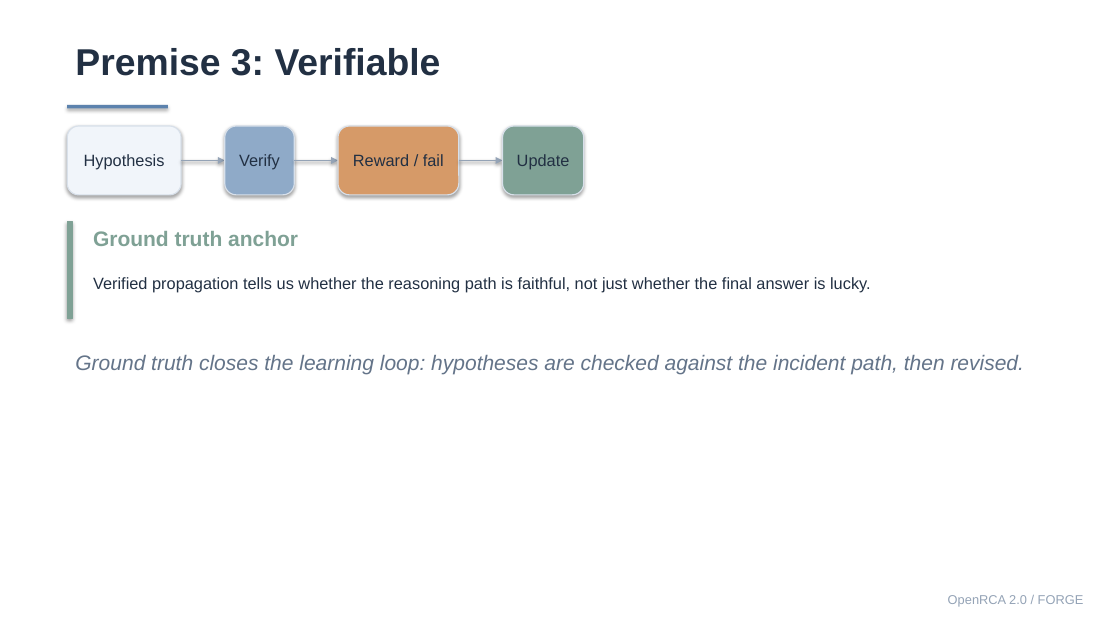
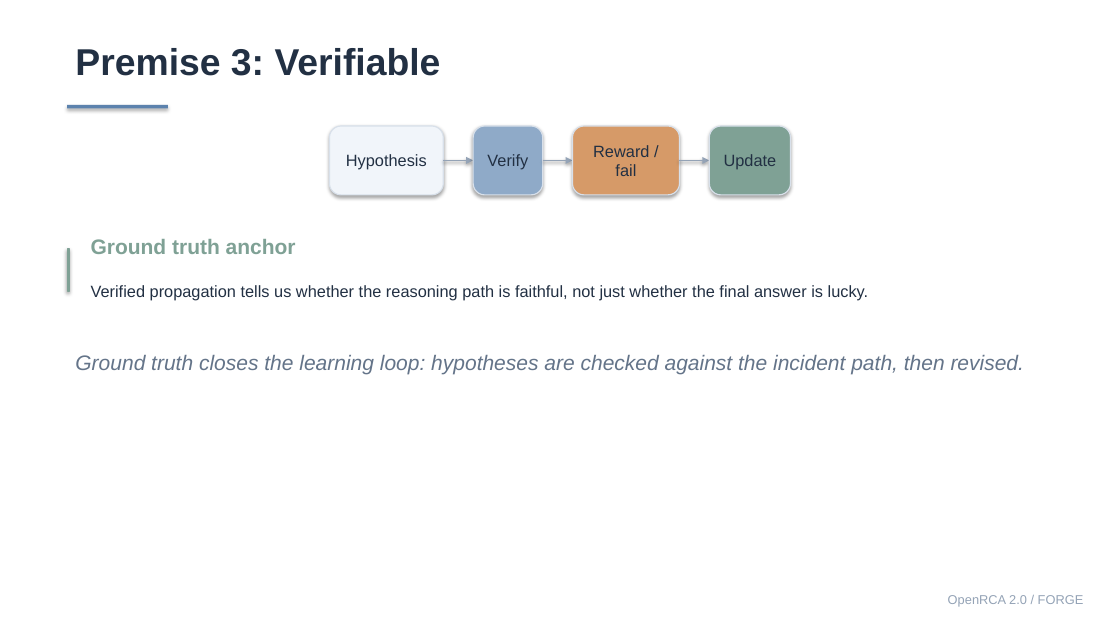
Before and after one commit to Lincyaw/paperops, a slide deck: slide 5 of examples/self-intro/diagnostic_world_model.pptx. Drawn at 1120x630 pixels with LibreOffice and Linux fonts; fonts in the diff are those of the drawing. Boxes give left, top, right and bottom in pixels: in the first picture for what was removed or moved away, otherwise in the second. Text is boxed around its words. In the diff, an @@ line names an element or a change of style, - is before the commit and + after.

Commit message:
Improve SlideCraft layout review workflow

```diff
--- a/examples/self-intro/diagnostic_world_model.pptx
+++ b/examples/self-intro/diagnostic_world_model.pptx
@@ rounded rectangle "Hypothesis": place and size @@
-rounded rectangle "Hypothesis" at [67,126,181,195]
+rounded rectangle "Hypothesis" at [329,126,444,195]
@@ rounded rectangle "Verify": place and size @@
-rounded rectangle "Verify" at [225,126,295,195]
+rounded rectangle "Verify" at [473,126,543,195]
@@ rounded rectangle "Reward / fail": place and size @@
-rounded rectangle "Reward / fail" at [338,126,459,195]
+rounded rectangle "Reward / fail" at [573,126,680,195]
@@ rounded rectangle "Update": place and size @@
-rounded rectangle "Update" at [502,126,584,195]
+rounded rectangle "Update" at [709,126,791,195]
@@ arrow moved from (181, 160) - (225, 160) to (444, 160) - (473, 160) @@
@@ arrow moved from (294, 160) - (338, 160) to (543, 160) - (573, 160) @@
@@ arrow moved from (459, 160) - (502, 160) to (680, 160) - (709, 160) @@
@@ text "Ground truth anchor": place and size @@
-text "Ground truth anchor" at [93,231,298,246]
+text "Ground truth anchor" at [91,239,296,254]
@@ rectangle: place and size @@
-rectangle at [67,222,72,318]
+rectangle at [67,249,70,291]
@@ text "Verified propagation tells us whether ...": place and size @@
-text "Verified propagation tells us whether ..." at [93,277,871,293]
+text "Verified propagation tells us whether ..." at [91,285,869,301]
```
Also in this commit, not shown: 19 other slides changed, 35 other files.
